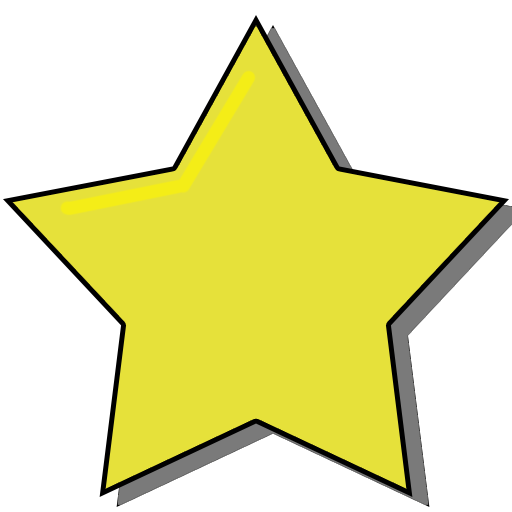
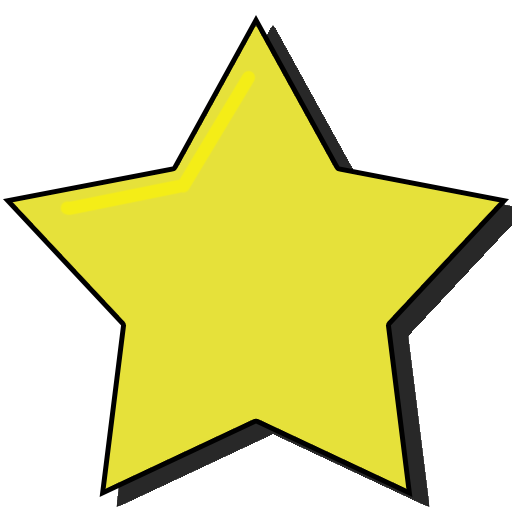
Layered file, before and after one edit (512x512). Changes by layer:
painted on "Shape 1 copy" over [117, 27, 512, 506]
